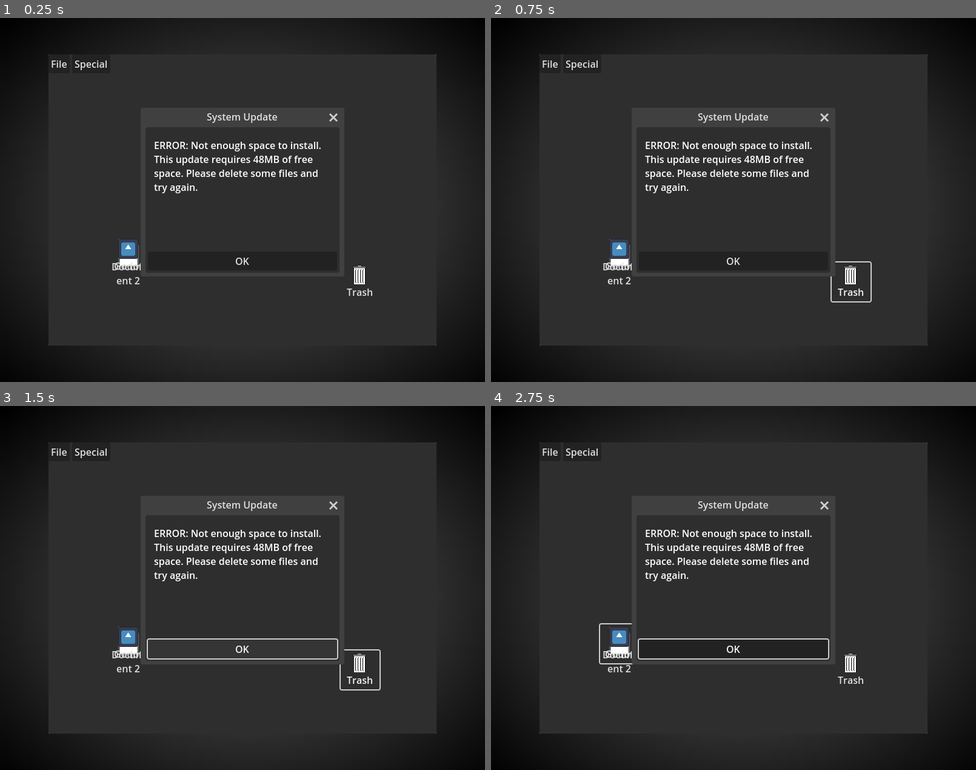
Above: before the commit, frames 1-4 (two rows, left to right).
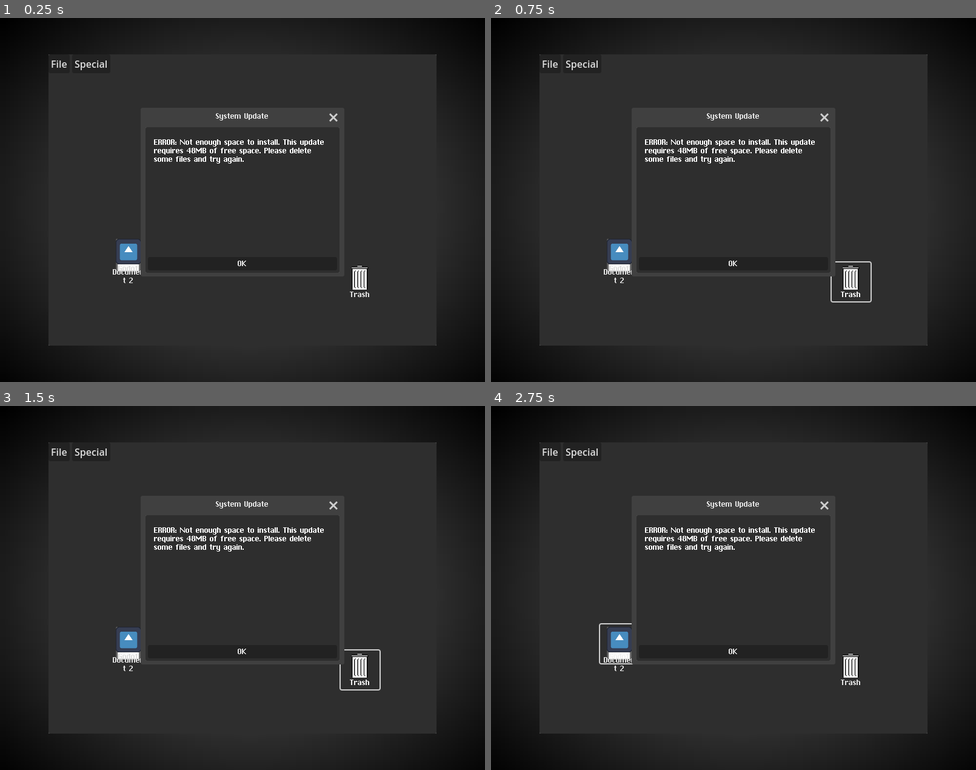
Above: after the commit, the same moments.

Repository: ee0pdt/gwj-78-erase
Game: Godot game, scene res://main.tscn
Same seed, same stepped clock (60 frames per second), same inputs: the game is played once before the commit and once after it. The engine's default icon, where the game draws it, is replaced by a stand-in: a white triangle on a blue panel in a dark square.
Inputs:
- Up to frame 1 (0.25 s): no input
- Up to frame 2 (0.75 s): click "Trash" at 0.5 s
- Up to frame 3 (1.5 s): click "Document" at 1.25 s
- Up to frame 4 (2.75 s): click "Document 2" at 2 s

The runs differ from the first frame. In frame 1, 2.2% of the frame differs, in the area x 23-77%, y 26-77%; in frame 2, 2.2%; in frame 3, 2.5%; in frame 4, 2.4%.

Commit message:
Building first theme

Diff:
--- a/main.tscn
+++ b/main.tscn
@@ -1,9 +1,10 @@
-[gd_scene load_steps=13 format=3 uid="uid://bo20ipot6i628"]
+[gd_scene load_steps=14 format=3 uid="uid://bo20ipot6i628"]
 
 [ext_resource type="Script" uid="uid://dgkxfcbe50k2v" path="res://main.gd" id="1_lquwl"]
 [ext_resource type="Script" uid="uid://cgvc3brkqnpix" path="res://window_2.gd" id="2_0xm2m"]
 [ext_resource type="Script" uid="uid://pjn5egmtl16x" path="res://panel_container.gd" id="2_1bvp3"]
 [ext_resource type="Texture2D" uid="uid://dbx7n44neu5r7" path="res://assets/images/trash.png" id="2_h2yge"]
+[ext_resource type="Theme" uid="uid://cmnrvs380oc6u" path="res://themes/os1_mono.tres" id="3_efxa6"]
 [ext_resource type="Script" uid="uid://dtb75nehl5f26" path="res://trash.gd" id="4_1bvp3"]
 [ext_resource type="Script" uid="uid://bykqjgpcn73br" path="res://document.gd" id="6_7mycd"]
 [ext_resource type="Texture2D" uid="uid://c8l3nhsy06asv" path="res://assets/images/document.png" id="6_272bh"]
@@ -68,6 +69,7 @@
 anchor_bottom = 1.0
 grow_horizontal = 2
 grow_vertical = 2
+theme = ExtResource("3_efxa6")
 script = ExtResource("2_1bvp3")
 
 [node name="DesktopBackground" type="TextureRect" parent="CanvasLayer/Screen/Desktop"]
@@ -176,6 +178,7 @@
 initial_position = 1
 size = Vector2i(320, 240)
 unresizable = true
+theme = ExtResource("3_efxa6")
 
 [node name="PanelContainer" type="PanelContainer" parent="CanvasLayer/Screen/SystemUpdateWindow"]
 anchors_preset = 15
--- /dev/null
+++ b/themes/os1_mono.tres
@@ -0,0 +1,13 @@
+[gd_resource type="Theme" load_steps=2 format=3 uid="uid://cmnrvs380oc6u"]
+
+[ext_resource type="FontFile" uid="uid://didgilb12w1ij" path="res://assets/fonts/ChiKareGo.ttf" id="1_0070d"]
+
+[resource]
+Button/fonts/font = ExtResource("1_0070d")
+Label/fonts/font = ExtResource("1_0070d")
+RichTextLabel/fonts/bold_font = ExtResource("1_0070d")
+RichTextLabel/fonts/bold_italics_font = ExtResource("1_0070d")
+RichTextLabel/fonts/italics_font = ExtResource("1_0070d")
+RichTextLabel/fonts/mono_font = ExtResource("1_0070d")
+RichTextLabel/fonts/normal_font = ExtResource("1_0070d")
+Window/fonts/title_font = ExtResource("1_0070d")
